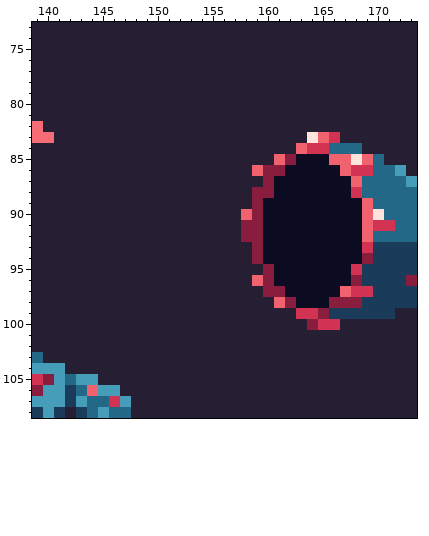
A pixel-art file gets an edit: Art/Sketches.aseprite. The picture above is the old version.
320x180 pixels, 1 frame. Colours within 5 levels of each other are drawn and written as one. Shown: x 139..173, y 73..108. The commit also changed other parts of the picture, which this record leaves out.
And afterwards:
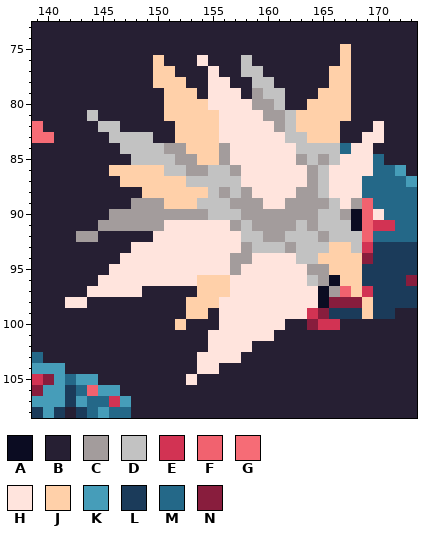
Palette (. is transparent): A #0b0c22  B #261f33  C #a39c9c  D #c2c2c2  E #d23353  F #f1626f  G #f66c76  H #ffe4dd  J #ffd0a9  K #469db9  L #1b3b5a  M #246888  N #881d3d
Edits made:
Changed rows in their new state; - is an unchanged pixel.
Layer "Layer 5":
first column x 142:
 75 -------------------------J---
 76 --------J---H---D--------J---
 77 --------JJ---H--DD------JJ---
 78 --------JJJ--HH--DD-----JJ---
 79 ---------JJJ-HHH-CDD---JJJ---
 80 ---------JJJJHHHHCCD--JJJJ---
 81 --D------JJJJJHHHHCCDJJJJJ---
 82 ---DD-----JJJJHHHHHCDJJJJ---H
 83 ----DDDD--JJJJHHHHHHDDJJJ--HH
 84 -----DDDDCCJJJCHHHHHHDDDD-HH-
 85 ------DDDDCCJJCHHHHHHCDCDH-H-
 86 ----JJJJJDDCCDDCHHHHHHCDHHHH-
 87 -----JJJJJJDDDDDHHHHHHCDHHH--
 88 -------JJJJJJDCDCHHHHCCDHHH--
 89 ------CCCJJJDDDCCCHHCCCCDHC--
 90 ----CCCCCCCCCDDDCCCCCCCDDC---
 91 ---CCCCCCHHHHHHCDCCCCDCDDD---
 92 -CC-----HHHHHHHHDDCCDDDCDDD--
 93 ------HHHHHHHHHHCDDDCDDDJJD--
 94 -----HHHHHHHHHHCCHHHHDDJJJJ--
 95 ----HHHHHHHHHHHCHHHHHHCCJJJ--
 96 ---HHHHHHHHHJJJHHHHHHHDC-JJ--
 97 --HHHHH-----JJJHHHHHHHH-C-J--
 98 HH---------JJJHHHHHHHHH----J-
 99 -----------JJ-HHHHHHHH-----J-
100 ----------J---HHHHHH---------
101 -------------HHHHHH----------
102 -------------HHHH------------
103 ------------HHHH-------------
104 ------------HH---------------
105 -----------H-----------------
